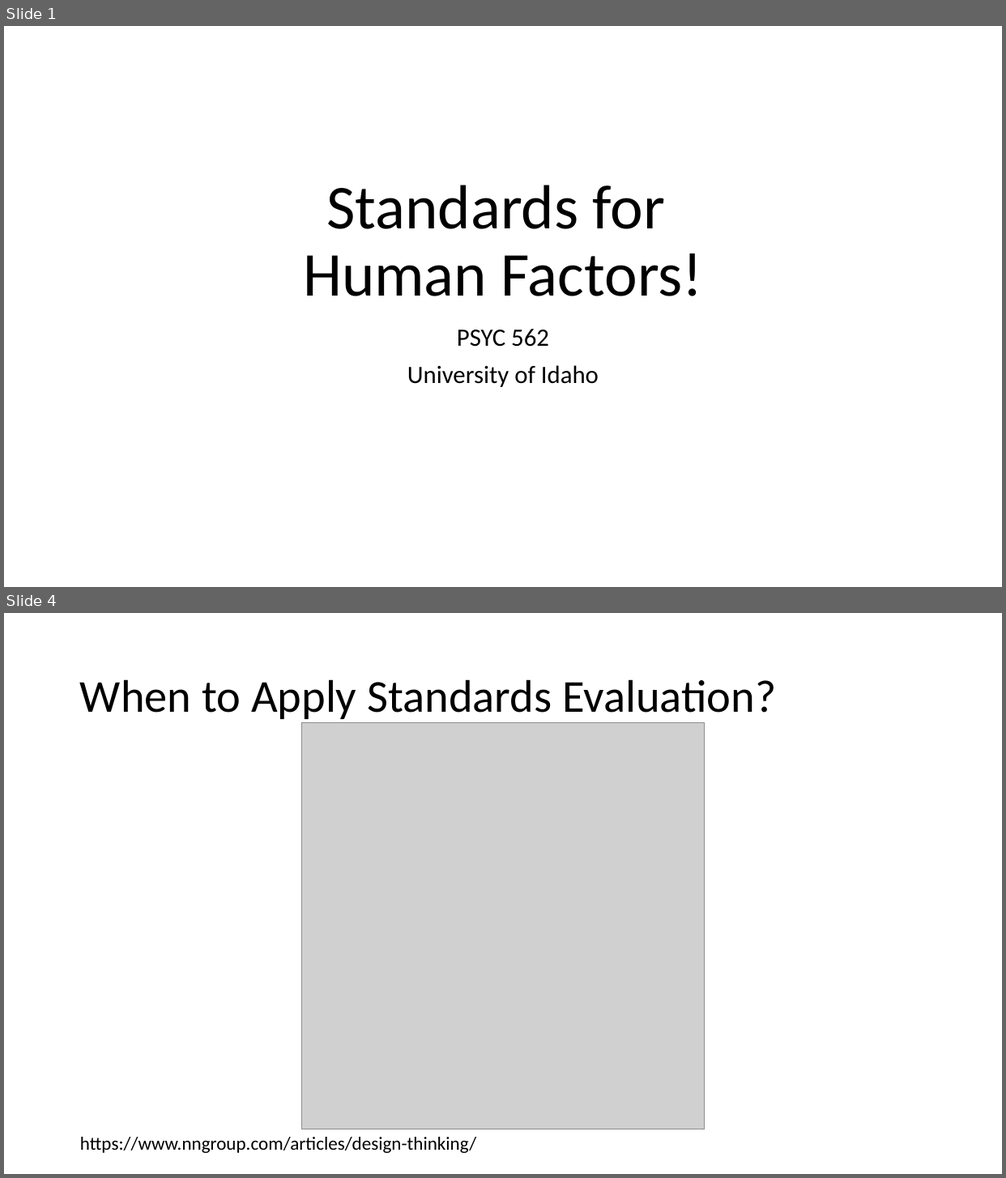
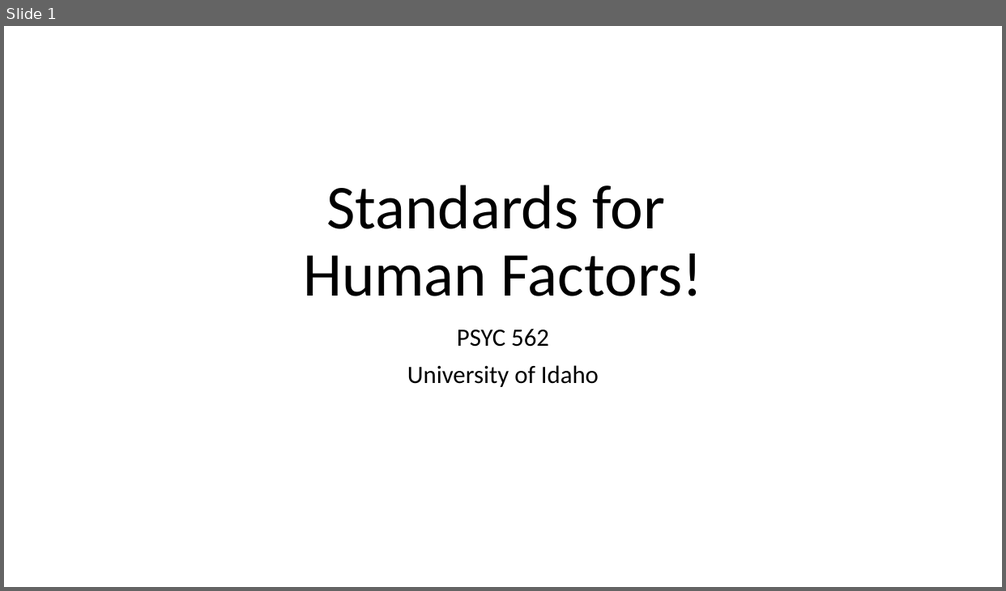
Before and after one commit to rogerlew/advanced-human-factors, a slide deck: readings/standards/Human Factors Standards.pptx. Shown one above the other, each under a label of ours: slides 1 and 4 before the commit, slide 1 after it; the slides between them are not shown. The pictures are 1006x1178 and 1006x591 pixels, drawn with LibreOffice and Linux fonts; fonts in the diff are those of the drawing; grey boxes stand for pictures. Boxes give left, top, right and bottom in pixels: in the first picture for what was removed or moved away, otherwise in the second. Text is boxed around its words. In the diff, an @@ line names an element or a change of style, - is before the commit and + after.

```diff
--- a/readings/standards/Human Factors Standards.pptx
+++ b/readings/standards/Human Factors Standards.pptx
@@ slide 4 removed at (4,613,1002,1174), background #FFFFFF @@
@@ title removed at (80,679,776,719) @@
-When to Apply Standards Evaluation?
@@ picture removed at (302,723,704,1131) @@
@@ text removed at (80,1137,476,1153) @@
-https://www.nngroup.com/articles/design-thinking/
```
Also in this commit, not shown: 2 slides changed, 4 slides added, 6 other slides removed.
